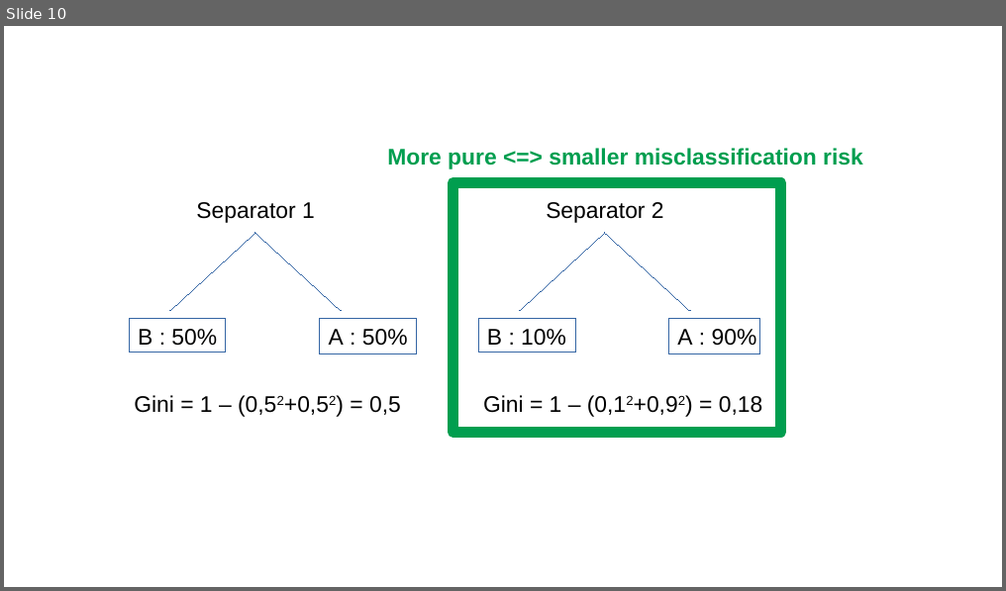
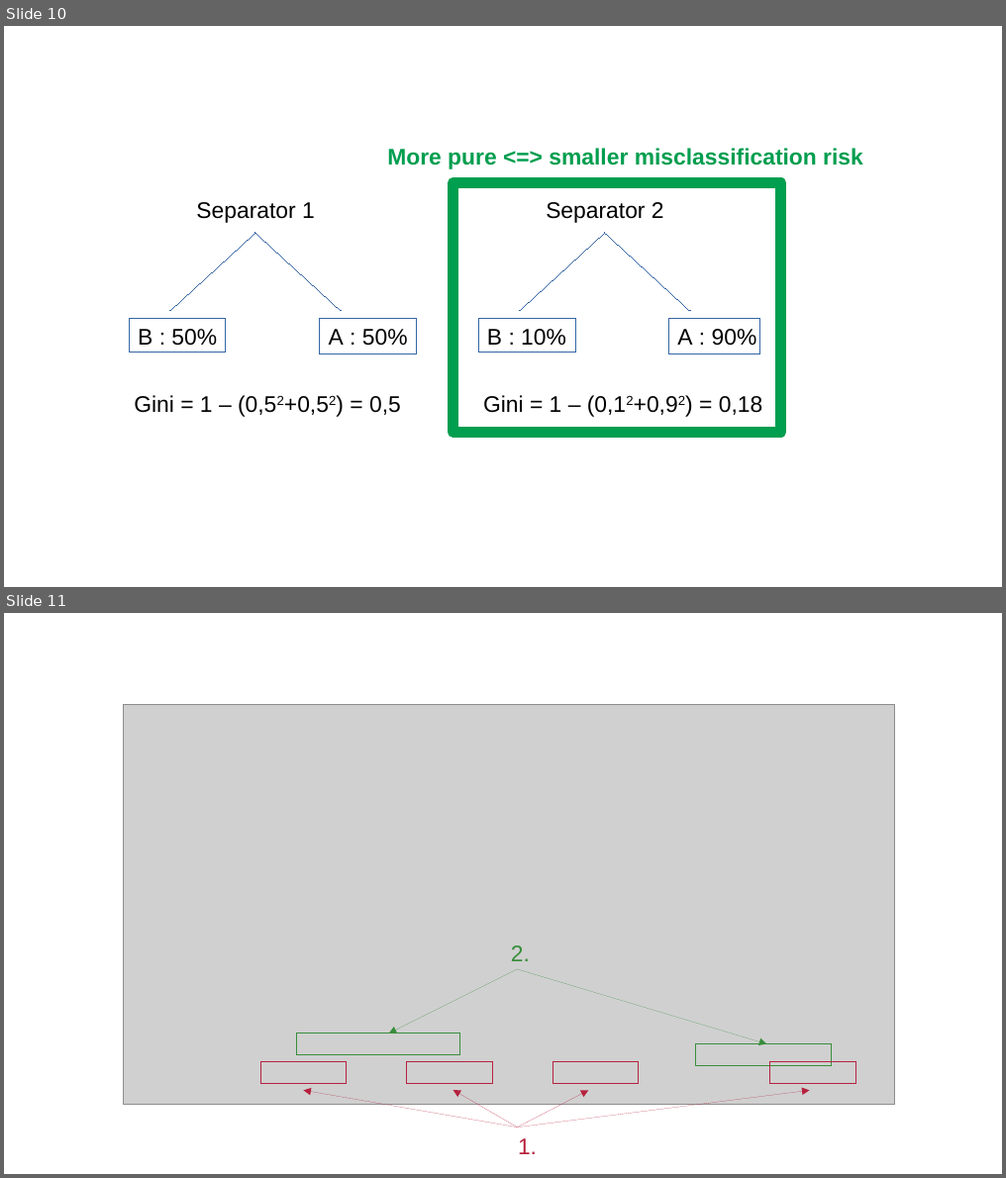
Before and after one commit to savoga/maths-for-data-science, a slide deck: ML/Schemas.odp. Shown one above the other, each under a label of ours: slide 10 before the commit, slides 10 and 11 after it. The pictures are 1006x591 and 1006x1178 pixels, drawn with LibreOffice and Linux fonts; fonts in the diff are those of the drawing; grey boxes stand for pictures. Boxes give left, top, right and bottom in pixels: in the first picture for what was removed or moved away, otherwise in the second. Text is boxed around its words. In the diff, an @@ line names an element or a change of style, - is before the commit and + after.

```diff
--- a/ML/Schemas.odp
+++ b/ML/Schemas.odp
@@ slide 11 added at box(4, 613, 1002, 1174), background #FFFFFF @@
@@ picture added at box(123, 704, 895, 1105) @@
@@ text added at box(511, 946, 530, 961), 18 pt, text #388E3C @@
+2.
@@ arrow added from (518, 969) to (389, 1034), #388E3C 0 pt @@
@@ arrow added from (518, 969) to (767, 1044), #388E3C 0 pt @@
@@ rectangle added at box(296, 1034, 460, 1056), outline #388E3C 0 pt @@
@@ rectangle added at box(696, 1044, 832, 1065), outline #388E3C 0 pt @@
@@ rectangle added at box(260, 1062, 346, 1084), outline #B6213E 0 pt @@
@@ rectangle added at box(407, 1062, 492, 1084), outline #B6213E 0 pt @@
@@ rectangle added at box(552, 1062, 638, 1084), outline #B6213E 0 pt @@
@@ rectangle added at box(770, 1062, 855, 1084), outline #B6213E 0 pt @@
@@ arrow added from (518, 1128) to (304, 1091), #B6213E 0 pt @@
@@ arrow added from (518, 1128) to (453, 1090), #B6213E 0 pt @@
@@ arrow added from (518, 1128) to (810, 1091), #B6213E 0 pt @@
@@ arrow added from (518, 1128) to (589, 1091), #B6213E 0 pt @@
@@ text added at box(518, 1139, 537, 1155), 18 pt, text #B6213E @@
+1.
```
Also in this commit, not shown: 6 other slides added, 12 other files.
